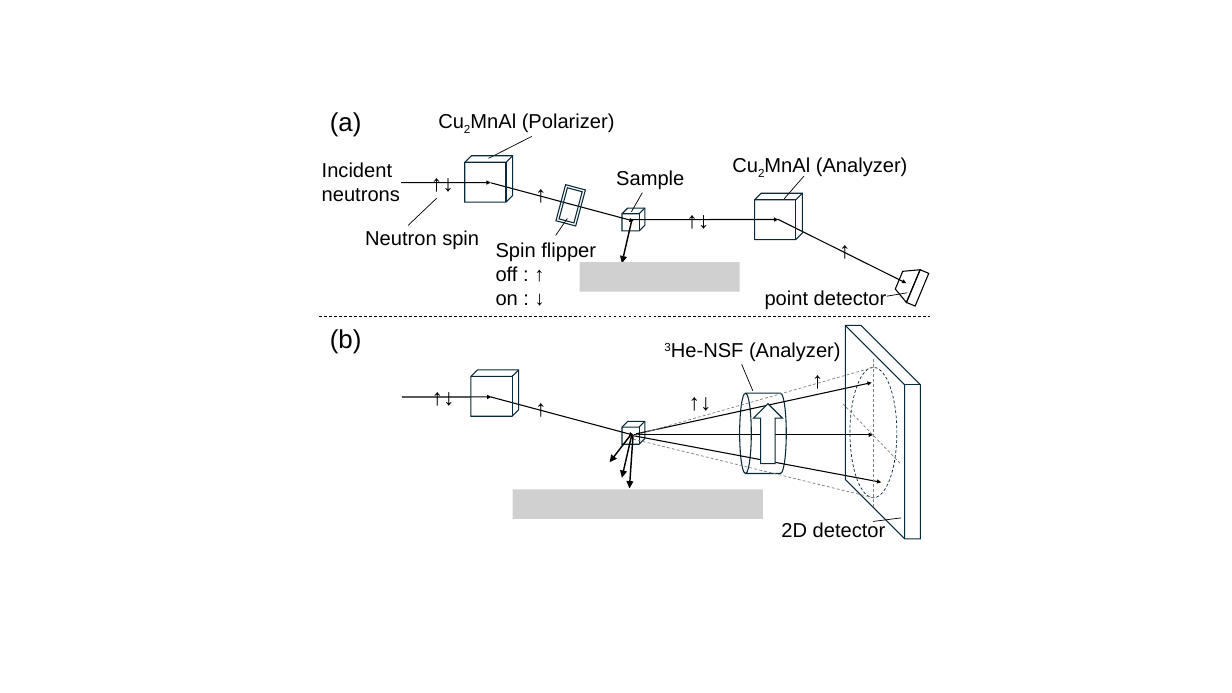
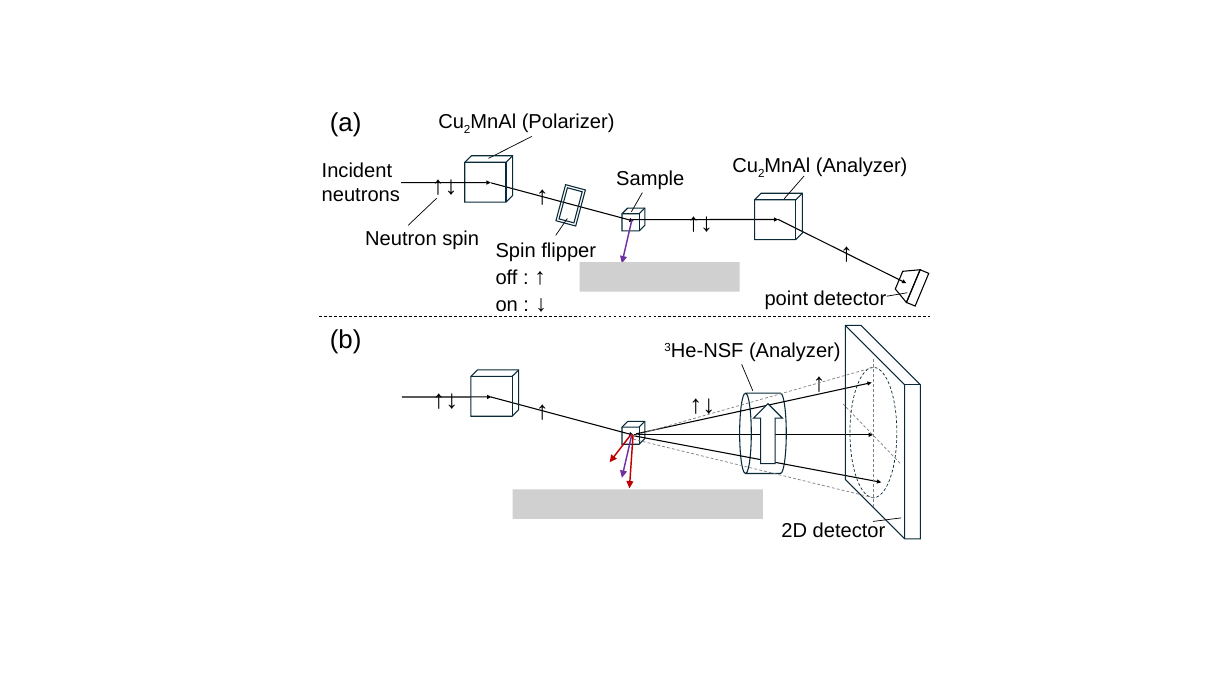
Before and after one commit to 3He-NSF/3HeNSF_2DPSD_paper, a slide deck: slide 9 of figure/figurelist [自動保存済み].pptx. Drawn at 1232x693 pixels with LibreOffice and Linux fonts; fonts in the diff are those of the drawing; grey boxes stand for pictures. Boxes give left, top, right and bottom in pixels: in the first picture for what was removed or moved away, otherwise in the second. Text is boxed around its words. In the diff, an @@ line names an element or a change of style, - is before the commit and + after.

```diff
--- a/figure/figurelist [自動保存済み].pptx
+++ b/figure/figurelist [自動保存済み].pptx
@@ text "Spin flipper off : ↑ ..." at (496, 242, 596, 312): size 28 to 32 pt in "↑ ↓" @@
@@ arrow (632, 220) - (622, 263): stroke #000000 2 pt to #7030A0 2 pt @@
@@ size 32 to 36 pt in 8 elements at (420, 380, 481, 417), (419, 166, 480, 203), (675, 203, 735, 240), (524, 176, 584, 213), (677, 385, 738, 422), (524, 391, 584, 427), (800, 363, 861, 400), (828, 233, 888, 270) @@
@@ arrow (631, 435) - (610, 462): stroke #000000 2 pt to #C00000 2 pt @@
@@ arrow (632, 435) - (622, 478): stroke #000000 2 pt to #7030A0 2 pt @@
@@ arrow (633, 435) - (629, 488): stroke #000000 2 pt to #C00000 2 pt @@
```
Also in this commit, not shown: 3 other slides changed, 7 slides added, 14 other files.
